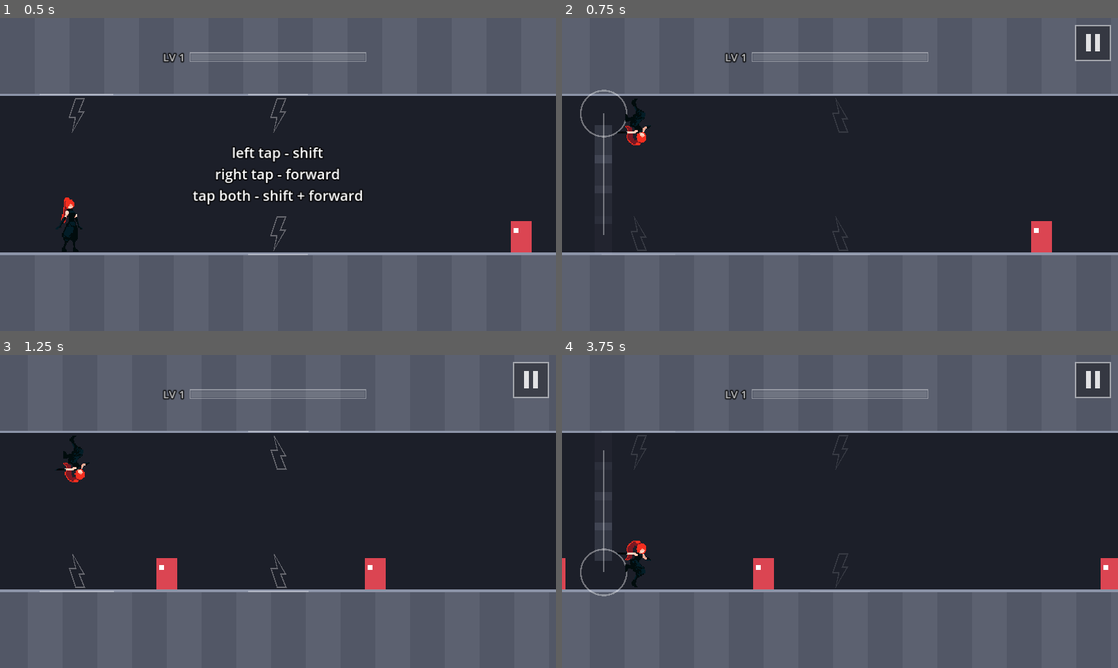
Above: before the commit, frames 1-4 (two rows, left to right).
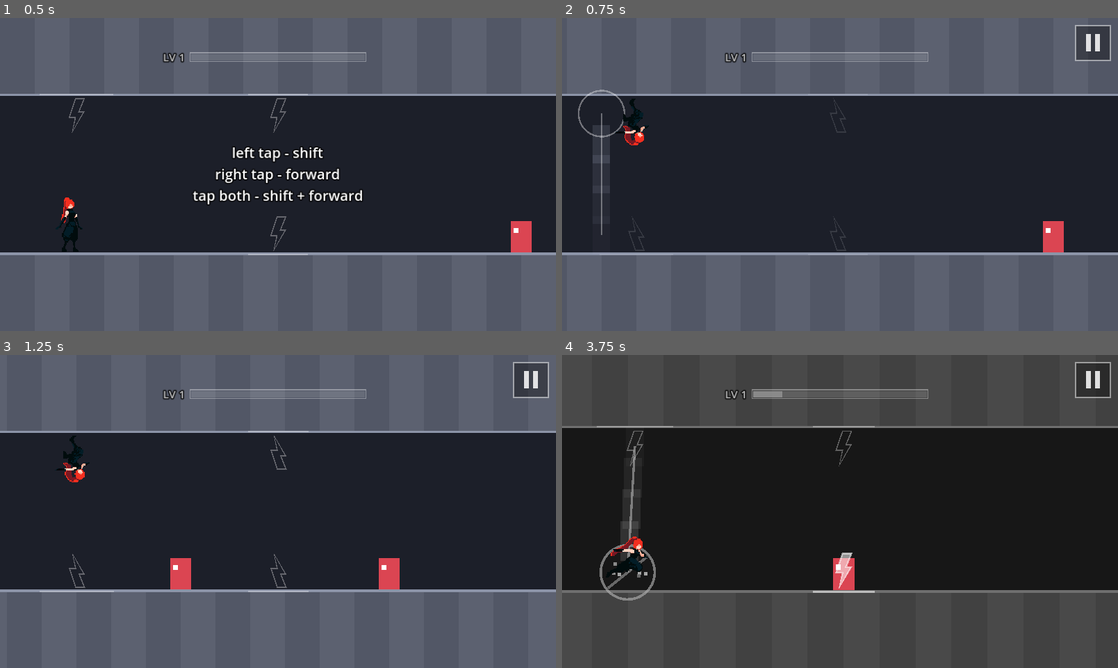
Above: after the commit, the same moments.

Repository: fredsbreads/game-off
Game: Godot game, scene res://scenes/main.tscn
The game is run twice, just before and just after one commit, with the same random seed, the same clock (stepped at 60 frames per second) and the same inputs.
Inputs (mouse positions are in pixels of both pictures, inside the frame that each line leads up to):
- Up to frame 1 (0.5 s): no input
- Up to frame 2 (0.75 s): tap Enter at 0.5 s; move the mouse to (962, 158) at 0.52 s; hold K (tp_forward) from 0.53 s (still down); hold J (tp_vertical) from 0.53 s (still down); click (962, 158) at 0.67 s
- Up to frame 3 (1.25 s): keep holding K (tp_forward); keep holding J (tp_vertical)
- Up to frame 4 (3.75 s): move the mouse to (728, 527) at 1.27 s; release K (tp_forward) at 1.28 s; release J (tp_vertical) at 1.28 s; tap Shift at 1.35, 2.85 s; move the mouse to (895, 442) at 2.02 s; hold J (tp_vertical) 2.03-2.78 s; hold K (tp_forward) 2.03-3.53 s; move the mouse to (812, 574) at 2.77 s; click (812, 574) at 2.92 s; move the mouse to (1006, 558) at 3.52 s; hold J (tp_vertical) from 3.53 s (still down)

Frame 1 is identical in both runs. In frame 2, 1.4% of the frame differs, in the area x 2-91%, y 22-75%; in frame 3, 1.0%; in frame 4, 52%, in the area x 0-100%, y 0-100%.

Commit message:
Enemies touching a marker's line count; presses fire from where you pressed
- Kill zone is the marker line plus half an enemy's width, so an enemy
  touching the line is hit (and its bolt lights)
- A single press still waits 4 frames for a possible diagonal, but then
  teleports from where you pressed; contact during the wait doesn't kill
  you first

Diff:
--- a/scripts/chunk_solver.gd
+++ b/scripts/chunk_solver.gd
@@ -116,7 +116,7 @@
 	var mask: int = state[3]
 	for i in enemies.size():
 		var bit := 1 << i
-		if (required_kills & bit) != 0 and (mask & bit) == 0 and enemies[i].x < x - Rules.KILL_RADIUS:
+		if (required_kills & bit) != 0 and (mask & bit) == 0 and enemies[i].x < x - Rules.kill_zone(Rules.Move.FORWARD).x:
 			return true
 	return false
 
--- a/scripts/main.gd
+++ b/scripts/main.gd
@@ -55,6 +55,11 @@
 var _pending_forward := false
 var _pending_vertical := false
 var _pending_frames := 0
+# Where she was when a pending press could first fire. A single press waits
+# DIAGONAL_WINDOW_FRAMES in case it's a diagonal; when it fires, it fires
+# from here, so a marker that was lit when you pressed still hits.
+var _press_x := 0.0
+var _press_x_set := false
 var _last_touch_msec := -100000
 # Which Shift keys are down, by location (see _shift_press_is_fresh).
 var _shift_held := {}
@@ -286,6 +291,7 @@
 	_pending_forward = false
 	_pending_vertical = false
 	_pending_frames = 0
+	_press_x_set = false
 
 
 ## The move to make this frame from the buttons pressed, waiting a few
@@ -375,7 +381,14 @@
 	if debug and debug.bot:
 		move = debug.think()
 	else:
+		# The press arrived since the last frame, so this is where she was.
+		if (_pending_forward or _pending_vertical) and not _press_x_set and player.cooldown == 0:
+			_press_x = player.x
+			_press_x_set = true
+		var from_x := _press_x if _press_x_set else player.x
 		move = _take_pending_move(player.cooldown == 0)
+		if move != Rules.Move.NONE and player.cooldown == 0:
+			player.x = from_x
 
 	# 1. teleport (ignored while on cooldown)
 	if move != Rules.Move.NONE and player.cooldown == 0:
@@ -389,6 +402,17 @@
 
 	# 3. running into an enemy in your row
 	if not level.enemies_at(player.x, Rules.HIT_RADIUS, player.row).is_empty():
+		# A press still waiting for a possible diagonal goes first: she
+		# pressed before the contact, so she teleports from where she pressed.
+		if _press_x_set and player.cooldown == 0:
+			var pressed := Rules.Move.FORWARD if _pending_forward else Rules.Move.VERTICAL
+			player.x = _press_x
+			_clear_pending()
+			_teleport(pressed)
+			if _hitstop > 0.0:
+				return
+			if level.enemies_at(player.x, Rules.HIT_RADIUS, player.row).is_empty():
+				return
 		_die("hit")
 		return
 
--- a/scripts/player.gd
+++ b/scripts/player.gd
@@ -136,13 +136,13 @@
 	var gap := Rules.ROW_GAP * t
 
 	var fwd := Rules.FORWARD * t
-	# The line under each bolt spans that teleport's kill zone: an enemy whose
-	# centre is inside it dies if you make that move now. The across marker
+	# The line under each bolt spans that teleport's landing zone: an enemy
+	# touching it dies if you make that move now. The across marker
 	# (vertical) reaches further ahead because that teleport is more
 	# forgiving forward.
-	var zf := Rules.kill_zone(Rules.Move.FORWARD) * t
-	var zv := Rules.kill_zone(Rules.Move.VERTICAL) * t
-	var zd := Rules.kill_zone(Rules.Move.DIAGONAL) * t
+	var zf := Rules.marker_zone(Rules.Move.FORWARD) * t
+	var zv := Rules.marker_zone(Rules.Move.VERTICAL) * t
+	var zd := Rules.marker_zone(Rules.Move.DIAGONAL) * t
 	# Forward: same row.
 	_draw_marker(fwd - zf.x, fwd + zf.y, -h, 3.0, target_forward)
 	# Vertical and diagonal: the other row (hanging from its surface).
--- a/scripts/rules.gd
+++ b/scripts/rules.gd
@@ -25,13 +25,16 @@
 # Counted in whole frames: 0.16 s rounds up to 10 frames (~0.167 s).
 const COOLDOWN_SECONDS := 0.16
 
-# Landing within this many tiles of an enemy's centre kills it.
+# Each teleport's landing zone (what the line under its marker shows): this
+# many tiles either side of the landing spot.
 const KILL_RADIUS := 0.8
-# The vertical teleport is more forgiving AHEAD of you only: it kills an
-# enemy across from you up to this many tiles ahead (aiming straight across
-# is a timing call, and a stacked pair otherwise leaves almost no window).
-# Behind you it uses the normal KILL_RADIUS.
+# The vertical teleport's zone reaches further AHEAD of you only (aiming
+# straight across is a timing call, and a stacked pair otherwise leaves
+# almost no window). Behind you it uses the normal KILL_RADIUS.
 const VERTICAL_KILL_AHEAD := 1.2
+# An enemy is killed if any part of it touches the landing zone, so the zone
+# for its centre is wider by half its width (enemies are 0.6 tiles wide).
+const ENEMY_HALF_WIDTH := 0.3
 # Running within this many tiles of a live enemy's centre kills you.
 const HIT_RADIUS := 0.55
 
@@ -48,11 +51,18 @@
 	return ceili(COOLDOWN_SECONDS * PHYSICS_FPS)
 
 
-## Kill zone for a move, as [tiles behind the landing spot, tiles ahead].
-static func kill_zone(move: int) -> Vector2:
+## The landing zone a marker's line shows, as [tiles behind the landing
+## spot, tiles ahead]. An enemy touching it dies.
+static func marker_zone(move: int) -> Vector2:
 	if move == Move.VERTICAL:
 		return Vector2(KILL_RADIUS, VERTICAL_KILL_AHEAD)
 	return Vector2(KILL_RADIUS, KILL_RADIUS)
+
+
+## Kill zone for an enemy's CENTRE, as [tiles behind, tiles ahead]: the
+## marker zone plus half an enemy's width each side.
+static func kill_zone(move: int) -> Vector2:
+	return marker_zone(move) + Vector2(ENEMY_HALF_WIDTH, ENEMY_HALF_WIDTH)
 
 
 ## True if an enemy at enemy_x is killed by `move` landing at landing_x.
